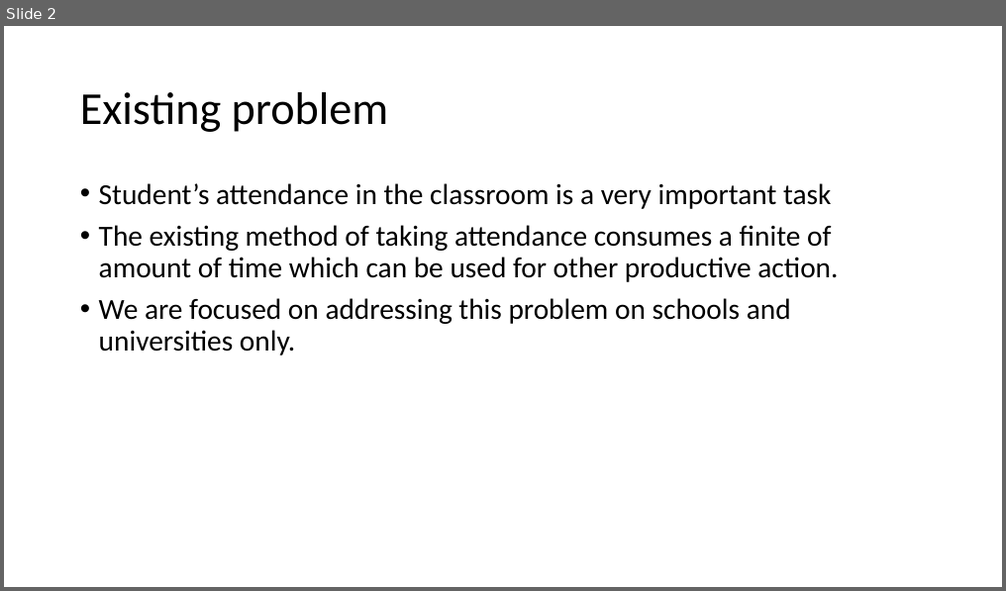
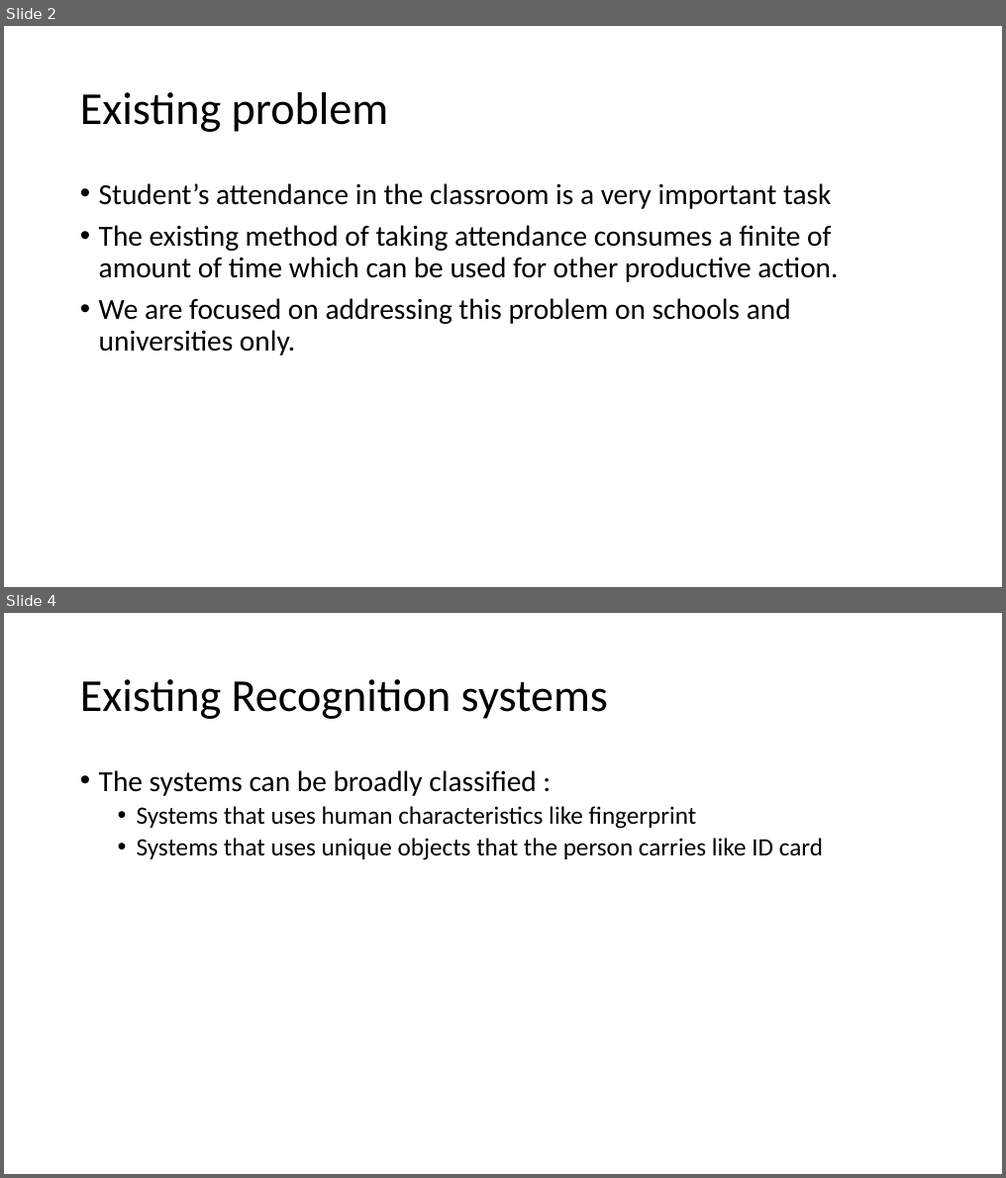
Before and after one commit to Chandru-crypted/Attendance_system_using_facial_recognition, a slide deck: Problem statement.pptx. Shown one above the other, each under a label of ours: slide 2 before the commit, slides 2 and 4 after it; the slides between them are not shown. The pictures are 1006x591 and 1006x1178 pixels, drawn with LibreOffice and Linux fonts; fonts in the diff are those of the drawing. Boxes give left, top, right and bottom in pixels: in the first picture for what was removed or moved away, otherwise in the second. Text is boxed around its words. In the diff, an @@ line names an element or a change of style, - is before the commit and + after.

```diff
--- a/Problem statement.pptx
+++ b/Problem statement.pptx
@@ slide 4 added at [4,613,1002,1174], background #FFFFFF @@
@@ title added at [80,679,608,719], 44 pt, text #000000 @@
+Existing Recognition systems
@@ text added at [99,770,823,861], 24 pt, text #000000 @@
+• The systems can be broadly classified :
+  • Systems that uses human characteristics like fingerprint
+  • Systems that uses unique objects that the person carries like ID card
```
Also in this commit, not shown: 2 slides changed, 4 other slides added.
